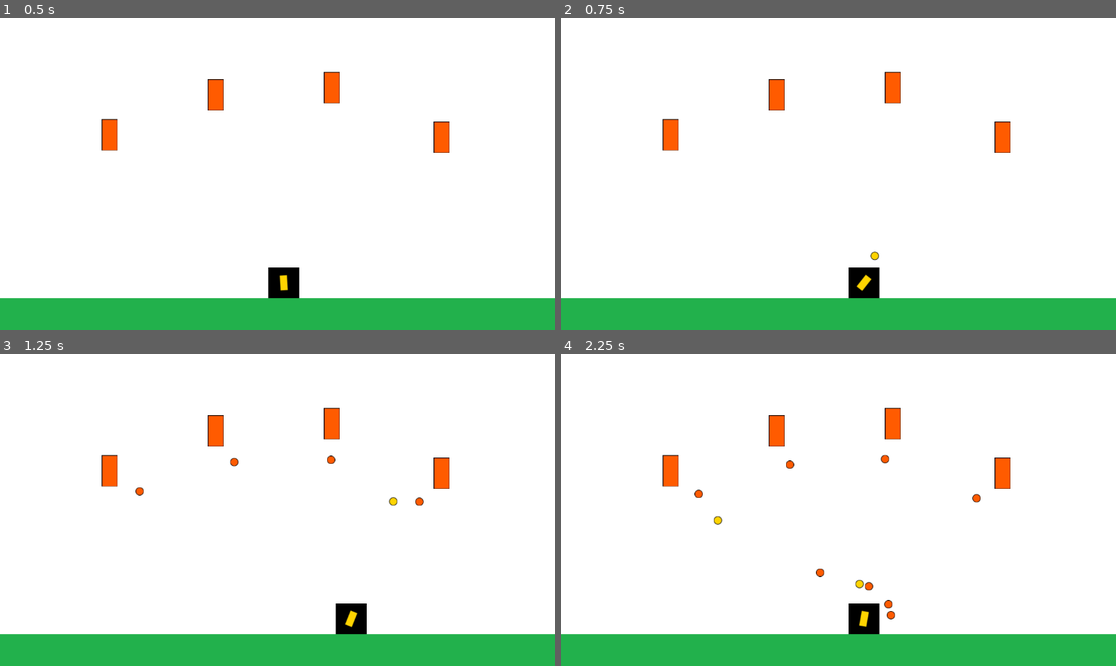
Above: before the commit, frames 1-4 (two rows, left to right).
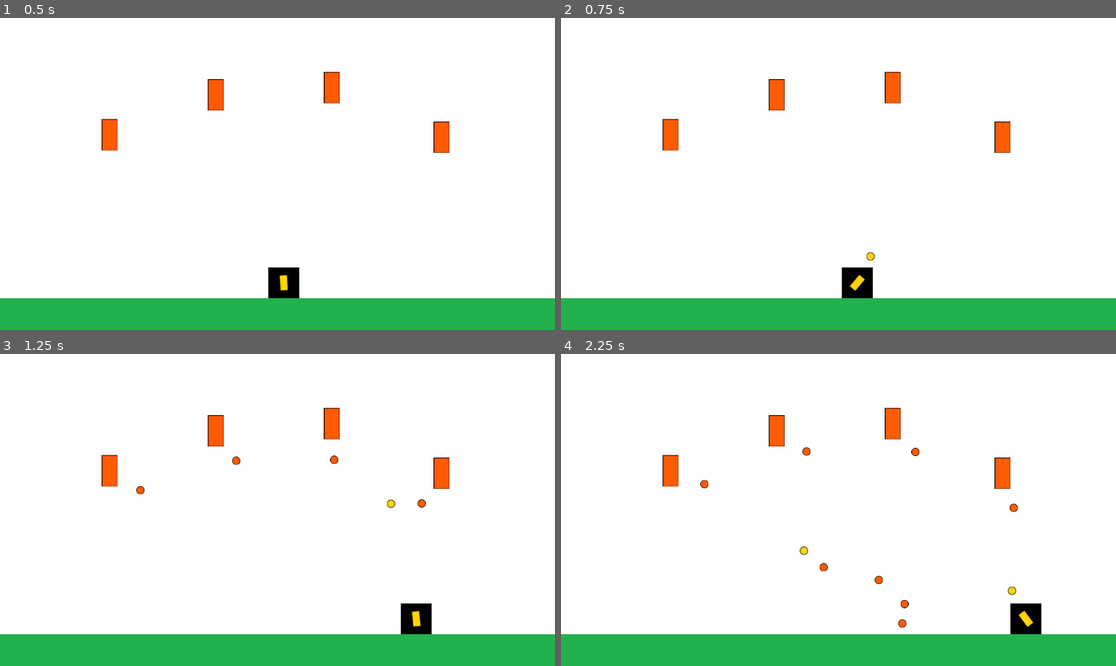
Above: after the commit, the same moments.

Repository: angelodpadron/entregas-ipv-padron-angelo
Game: Godot game, scene res://Main.tscn
Two runs of this game, one before a commit and one after it. Both use one fixed random seed, a clock stepped at 60 frames per second and the inputs below.
Inputs (mouse positions are in pixels of both pictures, inside the frame that each line leads up to):
- Up to frame 1 (0.5 s): no input
- Up to frame 2 (0.75 s): tap Enter at 0.5 s; move the mouse to (960, 158) at 0.52 s; hold Right (move_right) from 0.53 s (still down); click (960, 158) at 0.6 s
- Up to frame 3 (1.25 s): keep holding Right (move_right)
- Up to frame 4 (2.25 s): move the mouse to (727, 525) at 1.27 s; release Right (move_right) at 1.28 s; hold Left (move_left) 1.28-2.03 s; click (727, 525) at 1.35 s; move the mouse to (894, 441) at 2.02 s; hold Right (move_right) from 2.03 s (still down); click (894, 441) at 2.1 s

Frame 1 is identical in both runs. In frame 2, 0.4% of the frame differs, in the area x 50-58%, y 74-90%; in frame 3, 1.3%; in frame 4, 1.9%, in the area x 24-87%, y 29-90%.

Commit message:
Desafio 3: Completado

Diff:
--- a/entrega-3-padron-angelo/entities/player/Player.gd
+++ b/entrega-3-padron-angelo/entities/player/Player.gd
@@ -5,12 +5,16 @@
 var cannon:Sprite2D = $Cannon # O(log n)
 var projectile_container:Node
 
+var acceletation:float = 20.0
+var horizontal_speed_limit:float = 600.0
+var friction_weight:float = 0.1
+var velocity:Vector2 = Vector2.ZERO
+
 func set_projectile_container(container:Node):
 	cannon.projectile_container = container
 	projectile_container = container
 
 func _process(delta):
-	var direction:int = int(Input.is_action_pressed("move_right")) - int(Input.is_action_pressed("move_left"))
 	var mouse_position:Vector2 = get_global_mouse_position()
 
 	# Ejemplo calculo de desplazamiento vectorial
@@ -27,4 +31,12 @@
 	if Input.is_action_just_pressed("fire"):
 		cannon.fire()
 
-	position.x += direction * speed * delta
+	# Movimiento y momento
+	var direction:int = int(Input.is_action_pressed("move_right")) - int(Input.is_action_pressed("move_left"))
+
+	if direction != 0:
+		velocity.x = clamp(velocity.x + (direction * acceletation), -horizontal_speed_limit, horizontal_speed_limit)
+	else:
+		velocity.x = lerp(velocity.x, 0.0, friction_weight) if abs(velocity.x) > 1 else 0
+
+	position += velocity * delta
